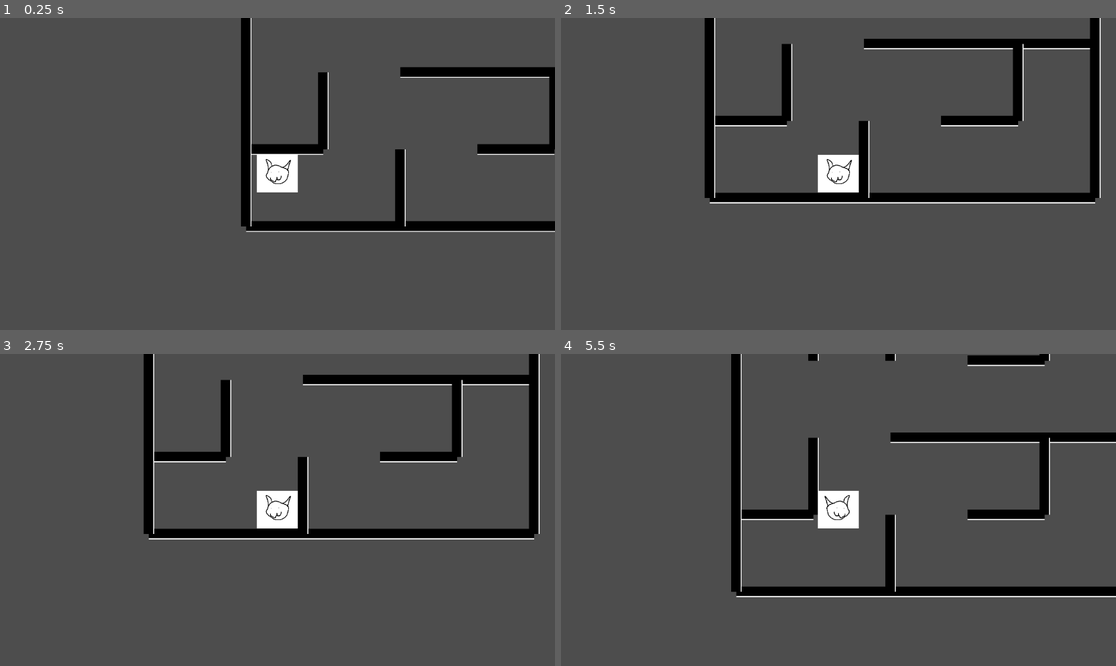
Above: before the commit, frames 1-4 (two rows, left to right).
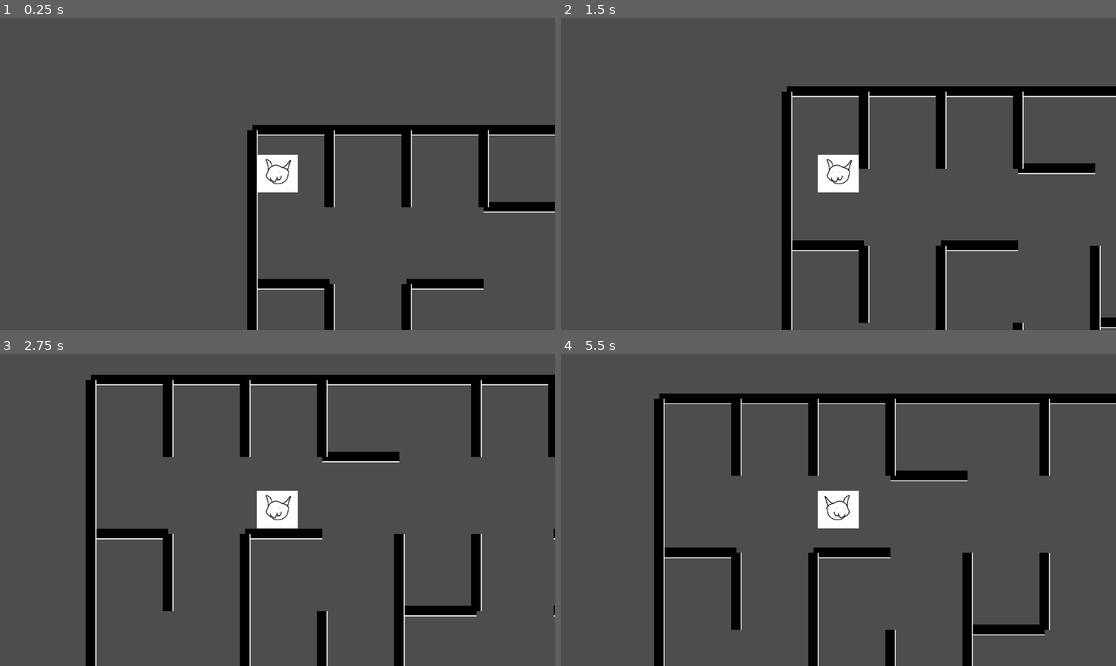
Above: after the commit, the same moments.

Repository: chisatonishikigi479/2024-HackWashU-Project
Game: Godot game, scene res://maze_generation_manager.tscn
Same seed, same stepped clock (60 frames per second), same inputs: the game is played once before the commit and once after it. This scene is started directly instead of the project's main scene.
Inputs:
- Up to frame 1 (0.25 s): no input
- Up to frame 2 (1.5 s): tap Enter at 0.5 s; hold D (move_right) 0.53-1.28 s; hold S (move_down) from 1.28 s (still down)
- Up to frame 3 (2.75 s): tap Space at 2 s; release S (move_down) at 2.03 s; hold D (move_right) from 2.03 s (still down)
- Up to frame 4 (5.5 s): release D (move_right) at 2.78 s; hold W (move_up) 2.78-3.53 s; hold A (move_left) 3.53-5.03 s; tap Enter at 4.25 s; tap Space at 5 s; hold S (move_down) from 5.03 s (still down)

The runs differ from the first frame. In frame 1, 11% of the frame differs, in the area x 43-100%, y 0-100%; in frame 2, 14%; in frame 3, 15%, in the area x 15-100%, y 0-100%; in frame 4, 15%.

Commit message:
asdfasdf

Diff:
--- a/MazeGenerationManager.gd
+++ b/MazeGenerationManager.gd
@@ -1,8 +1,8 @@
 extends Node2D
 
 var maze
-var xdim = 5
-var ydim = 5
+var xdim = 7
+var ydim = 7
 var offsetY = 23
 var offsetX = -11
 var wallunit = 160
--- a/maze_generation_manager.tscn
+++ b/maze_generation_manager.tscn
@@ -7,6 +7,6 @@
 script = ExtResource("1_5lm7m")
 
 [node name="CatProtagonist" parent="." instance=ExtResource("2_xcoxq")]
-position = Vector2(76, 592)
+position = Vector2(46, 34)
 
 [node name="CatCamera" type="Camera2D" parent="CatProtagonist"]
